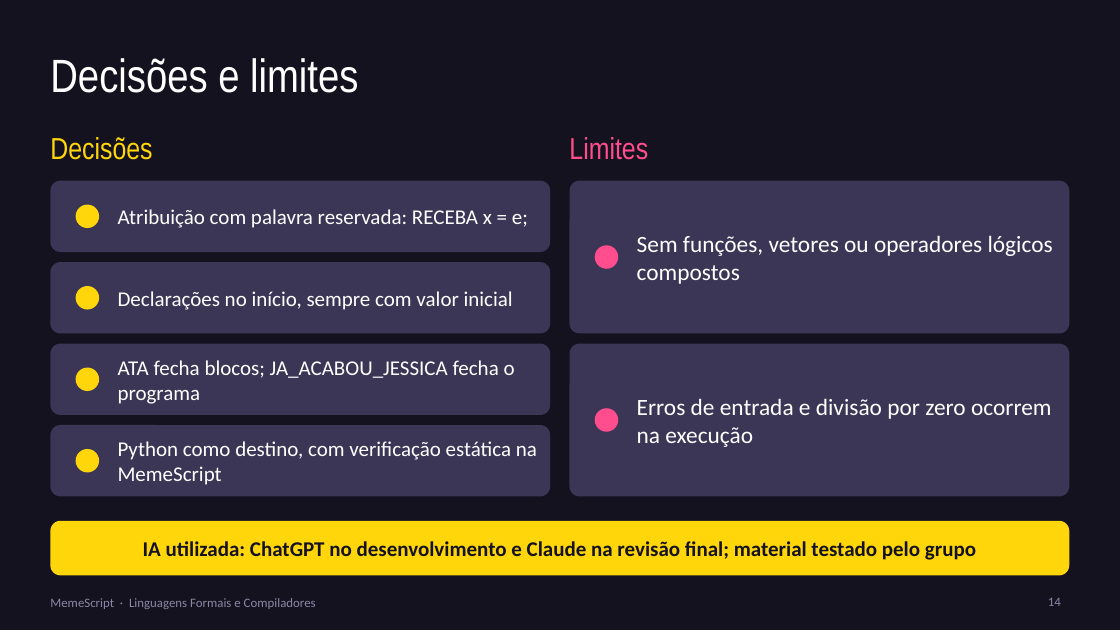
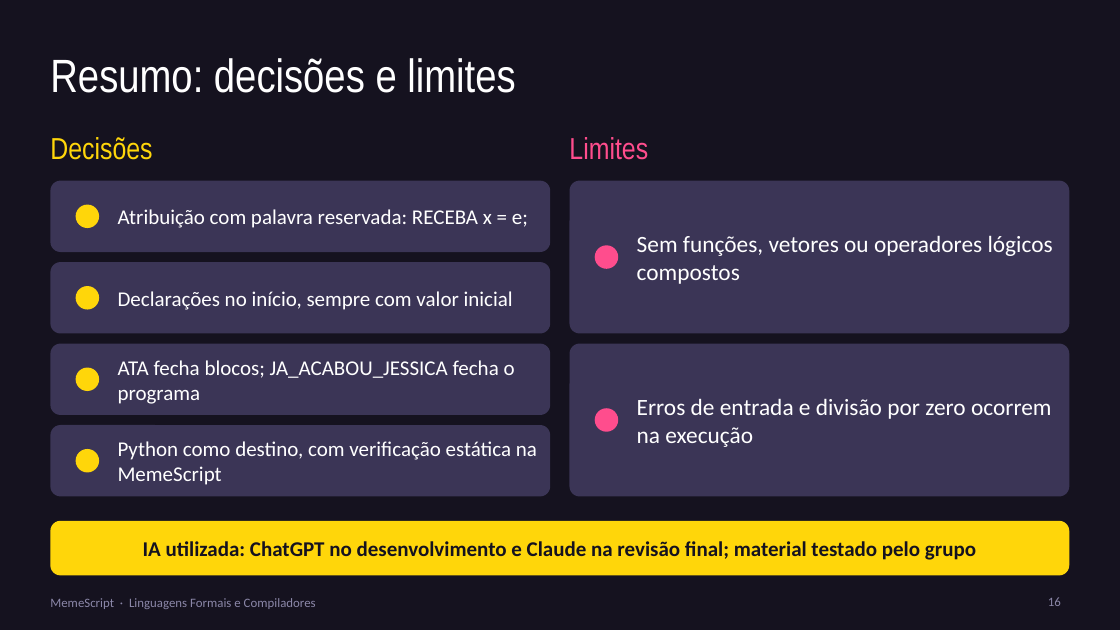
Before and after one commit to frosipedro/MemeScript, a slide deck: slide 16 of docs/apresentacao.pptx (slide 14 before the commit). Drawn at 1120x630 pixels with LibreOffice and Linux fonts; fonts in the diff are those of the drawing. Boxes give left, top, right and bottom in pixels: in the first picture for what was removed or moved away, otherwise in the second. Text is boxed around its words. In the diff, an @@ line names an element or a change of style, - is before the commit and + after.

```diff
--- a/docs/apresentacao.pptx
+++ b/docs/apresentacao.pptx
@@ title at box(50, 58, 515, 93): text changed @@
-Decisões e limites
+Resumo: decisões e limites
@@ page number at box(1048, 597, 1061, 606): text changed @@
-14
+16
```
Also in this commit, not shown: 1 other slide changed, 2 slides added.
